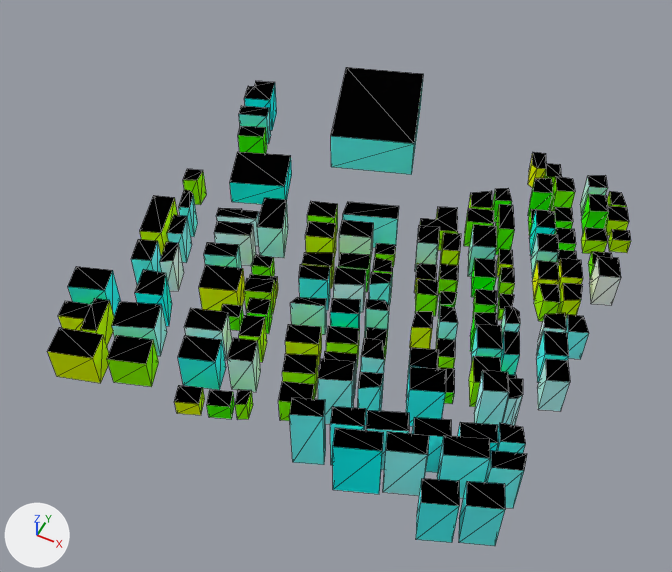
One commit to the glTF model web/public/assets/cities/seoul/tiles/3_2.far.glb: the scene before it, then after it.
Before and after are seen from a camera (50 mm lens) standing at (1044.0, 312.0, 396.0) and looking at (890.0, 619.0, 12.0). Every picture has the same lights, and +X, +Y and +Z are marked at lower left. The first picture is the older version. Mesh edges are drawn as thin lines. Where no turn or scale is listed for an object, it has been applied to the vertices. Vertices at exactly the same position are counted once.

Names of what the first picture shows: '3_2_far'.
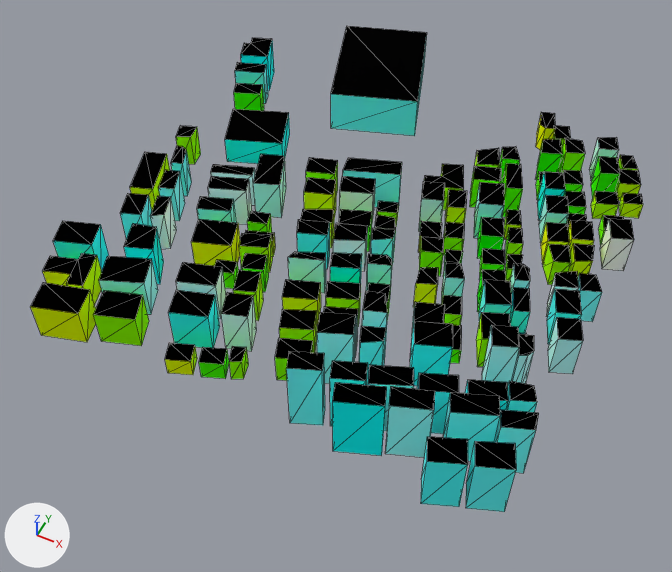
Pixel boxes (x1, y1, x2, y2) of what changed, in the pictures (672 x 572 px; the box of a moved part takes in the faces that stretch with it):
'3_2_far', reshaped, moved: before (47, 67, 631, 546); after (30, 26, 643, 512)
part 1 of me_3_2_far, moved or reshaped: before (107, 335, 159, 387); after (94, 291, 149, 346)
part 2 of me_3_2_far, moved or reshaped: before (47, 327, 109, 383); after (30, 282, 96, 342)
part 3 of me_3_2_far, moved or reshaped: before (174, 385, 205, 415); after (165, 343, 197, 375)
part 4 of me_3_2_far, moved or reshaped: before (289, 398, 326, 465); after (286, 351, 325, 425)
part 5 of me_3_2_far, moved or reshaped: before (58, 298, 114, 346); after (43, 253, 102, 304)
part 6 of me_3_2_far, moved or reshaped: before (207, 390, 235, 419); after (199, 347, 229, 379)
part 7 of me_3_2_far, moved or reshaped: before (178, 335, 226, 390); after (168, 290, 220, 348)
part 8 of me_3_2_far, moved or reshaped: before (416, 479, 459, 542); after (421, 437, 468, 507)
part 9 of me_3_2_far, moved or reshaped: before (528, 209, 550, 235); after (536, 171, 544, 200)
part 10 of me_3_2_far, moved or reshaped: before (554, 207, 573, 234); after (563, 170, 583, 192)
part 11 of me_3_2_far, moved or reshaped: before (550, 176, 575, 211); after (558, 138, 585, 173)
part 12 of me_3_2_far, moved or reshaped: before (529, 210, 556, 256); after (537, 171, 565, 220)
part 13 of me_3_2_far, moved or reshaped: before (555, 228, 576, 251); after (564, 191, 586, 214)
part 14 of me_3_2_far, moved or reshaped: before (531, 233, 559, 278); after (539, 195, 569, 243)
part 15 of me_3_2_far, moved or reshaped (mostly hidden): before (557, 250, 577, 267); after (566, 213, 587, 228)
part 16 of me_3_2_far, moved or reshaped: before (532, 260, 559, 300); after (541, 222, 569, 264)
part 17 of me_3_2_far, moved or reshaped: before (558, 258, 583, 295); after (568, 220, 594, 254)
part 18 of me_3_2_far, moved or reshaped: before (580, 175, 631, 305); after (589, 137, 643, 271)
part 19 of me_3_2_far, moved or reshaped: before (140, 169, 523, 458); after (130, 126, 534, 416)
part 20 of me_3_2_far, moved or reshaped: before (68, 215, 501, 496); after (53, 170, 511, 457)

Diff of the bpy script that builds the scene:
```diff
--- a/web/public/assets/cities/seoul/tiles/3_2.far.glb.py
+++ b/web/public/assets/cities/seoul/tiles/3_2.far.glb.py
@@ me_3_2_far @@
 # used by ob_3_2_far; location = (896.2, 655.3, 20.6)
-me_3_2_far.from_pydata(...)  # 1050 vertices, 1319 faces; spans x -133.0..133.0, y -149.0..149.0, z -21.0..21.0
+me_3_2_far.from_pydata(...)  # 1050 vertices, 1319 faces; spans x -133.0..133.0, y -149.0..149.0, z -24.0..24.0
+# me_3_2_far part 1: the loose piece of 8 vertices spanning x -89.0..-65.0, y -138.0..-117.0, z -21.0..-1.0 is moved by (0.0, 0.0, 3.0)
+# me_3_2_far part 2: the loose piece of 8 vertices spanning x -118.0..-90.0, y -149.0..-127.0, z -21.0..1.0 is moved by (0.0, 0.0, 3.0)
+# me_3_2_far part 3: the loose piece of 8 vertices spanning x -48.0..-33.0, y -140.0..-126.0, z -21.0..-11.0 is moved by (0.0, 0.0, 3.0)
+# me_3_2_far part 4: the loose piece of 8 vertices spanning x 18.0..36.0, y -139.0..-125.0, z -21.0..21.0 is moved by (0.0, 0.0, 3.0)
+# me_3_2_far part 5: the loose piece of 16 vertices spanning x -127.0..-100.0, y -129.0..-106.0, z -21.0..0.0 is moved by (0.0, 0.0, 3.0)
+# me_3_2_far part 6: the loose piece of 8 vertices spanning x -32.0..-18.0, y -135.0..-122.0, z -21.0..-10.0 is moved by (0.0, 0.0, 3.0)
+# me_3_2_far part 7: the loose piece of 8 vertices spanning x -55.0..-32.0, y -124.0..-104.0, z -21.0..3.0 is moved by (0.0, 0.0, 3.0)
+# me_3_2_far part 8: the loose piece of 8 vertices spanning x 87.0..107.0, y -149.0..-132.0, z -21.0..13.0 is moved by (0.0, 0.0, 2.0)
+# me_3_2_far part 9: the loose piece of 8 vertices spanning x 70.0..85.0, y 61.0..77.0, z -21.0..-11.0 is moved by (0.0, 0.0, -2.0)
+# me_3_2_far part 10: the loose piece of 8 vertices spanning x 82.0..96.0, y 67.0..82.0, z -21.0..-8.0 is moved by (0.0, 0.0, -3.0)
+# me_3_2_far part 11: the loose piece of 8 vertices spanning x 76.0..91.0, y 82.0..97.0, z -21.0..1.0 is moved by (0.0, 0.0, -3.0)
+# me_3_2_far part 12: the loose piece of 8 vertices spanning x 75.0..90.0, y 46.0..62.0, z -21.0..3.0 is moved by (0.0, 0.0, -2.0)
+# me_3_2_far part 13: the loose piece of 8 vertices spanning x 88.0..103.0, y 50.0..66.0, z -21.0..-9.0 is moved by (0.0, 0.0, -3.0)
+# me_3_2_far part 14: the loose piece of 8 vertices spanning x 82.0..97.0, y 29.0..46.0, z -21.0..2.0 is moved by (0.0, 0.0, -2.0)
+# me_3_2_far part 15: the loose piece of 8 vertices spanning x 94.0..109.0, y 35.0..50.0, z -21.0..-10.0 is moved by (0.0, 0.0, -3.0)
+# me_3_2_far part 16: the loose piece of 8 vertices spanning x 88.0..103.0, y 14.0..30.0, z -21.0..-3.0 is moved by (0.0, 0.0, -2.0)
+# me_3_2_far part 17: the loose piece of 8 vertices spanning x 99.0..115.0, y 18.0..35.0, z -21.0..0.0 is moved by (0.0, 0.0, -3.0)
+# me_3_2_far part 18: 64 of the vertices in x 94.0..133.0, y 25.0..110.0, z -21.0..3.0 are moved by (0.0, 0.0, -3.0)
+# me_3_2_far part 19: 191 of the vertices in x -132.0..112.0, y -124.0..25.0, z -21.0..16.0 are moved by (0.0, 0.0, 2.0)
+# me_3_2_far part 20: 293 of the vertices in x -133.0..99.0, y -144.0..-34.0, z -21.0..17.0 are moved by (0.0, 0.0, 3.0)
+# other edits to the shape of me_3_2_far do not show in these pictures
 me_3_2_far.materials.append(mat_facade)
@@ ob_3_2_far @@
 ob_3_2_far = bpy.data.objects.new('3_2_far', me_3_2_far)
-ob_3_2_far.location = (896.2, 655.3, 20.6)
+ob_3_2_far.location = (896.2, 655.3, 52.2)
```
